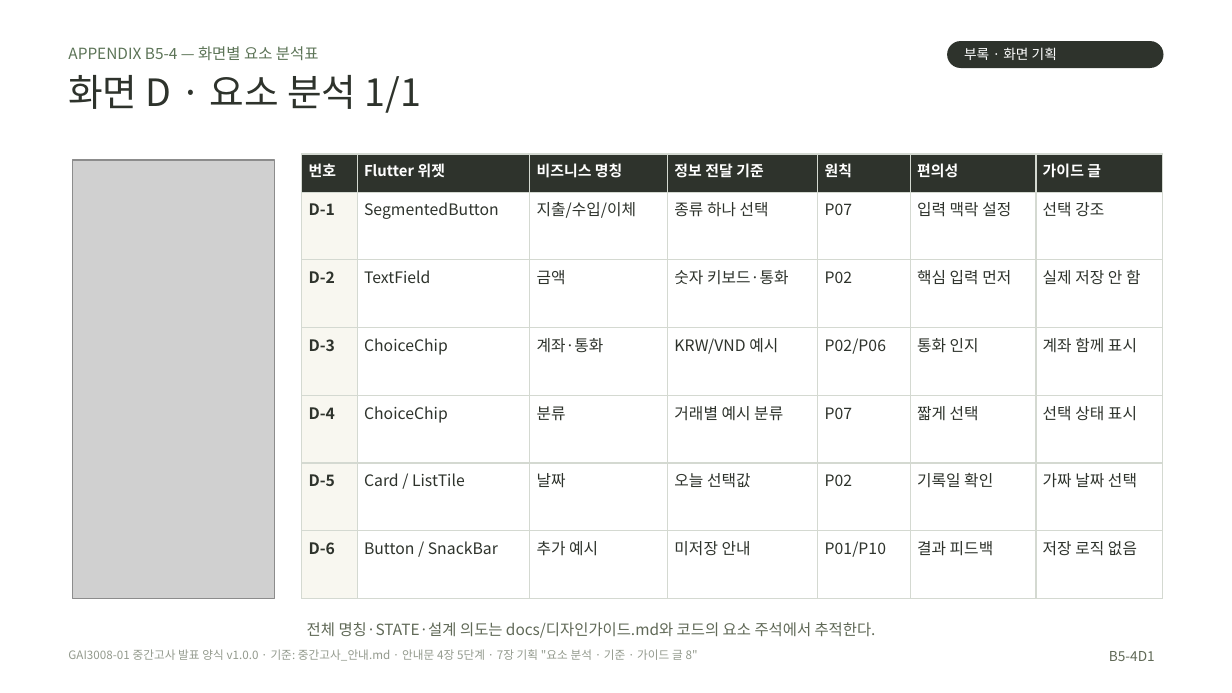
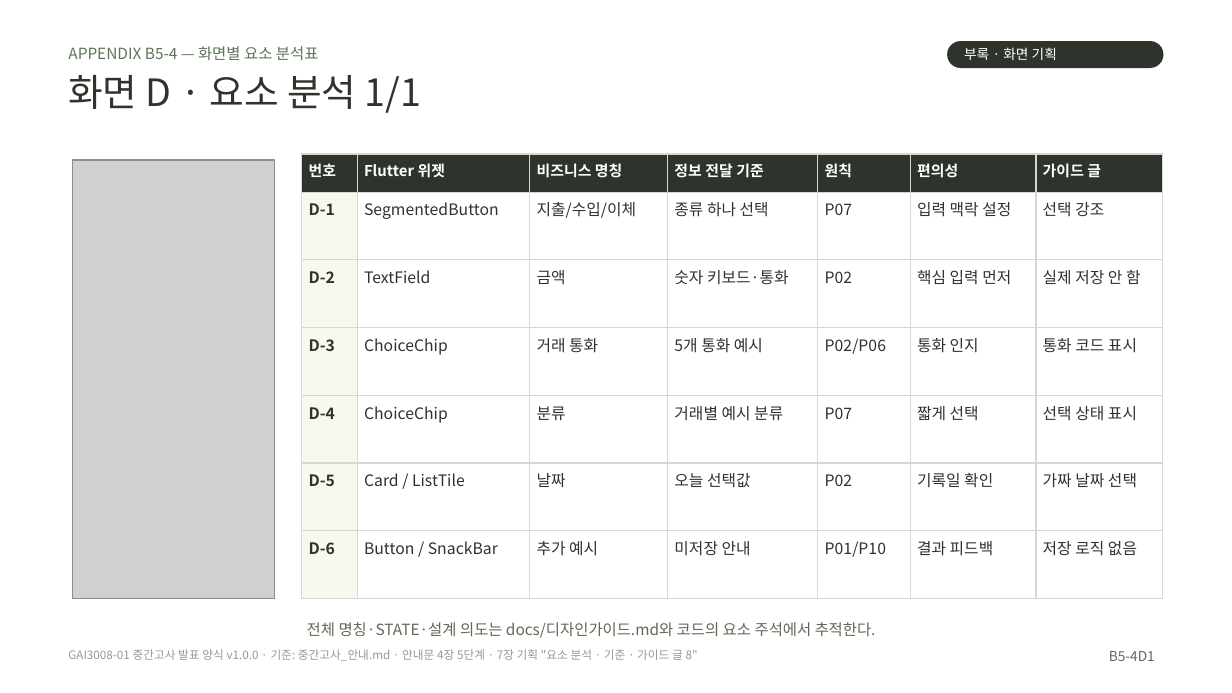
Before and after one commit to thanhdvu/finaci-midterm, a slide deck: slide 30 of output/finaci-midterm-final.pptx. Drawn at 1232x693 pixels with LibreOffice and Linux fonts; fonts in the diff are those of the drawing; grey boxes stand for pictures. Boxes give left, top, right and bottom in pixels: in the first picture for what was removed or moved away, otherwise in the second. Text is boxed around its words. In the diff, an @@ line names an element or a change of style, - is before the commit and + after.

```diff
--- a/output/finaci-midterm-final.pptx
+++ b/output/finaci-midterm-final.pptx
@@ table at box(302, 154, 1163, 599) @@
-row 4: D-3 | ChoiceChip | 계좌·통화 | KRW/VND 예시 | P02/P06 | 통화 인지 | 계좌 함께 표시
+row 4: D-3 | ChoiceChip | 거래 통화 | 5개 통화 예시 | P02/P06 | 통화 인지 | 통화 코드 표시
```
Also in this commit, not shown: 3 other slides changed, 16 other files.
